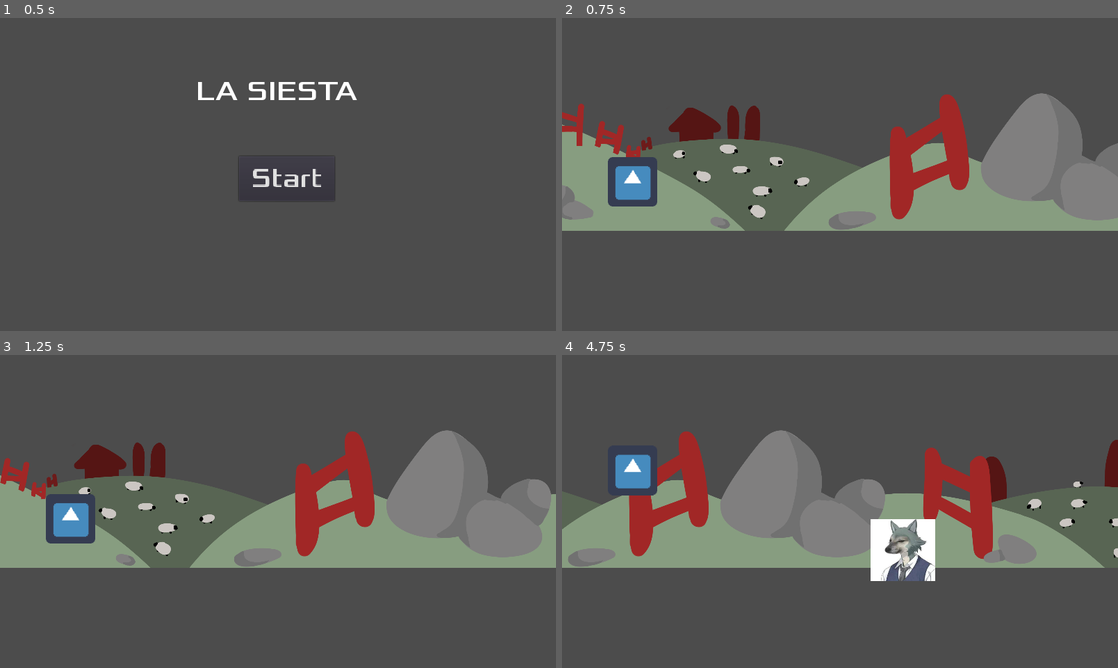
Above: before the commit, frames 1-4 (two rows, left to right).
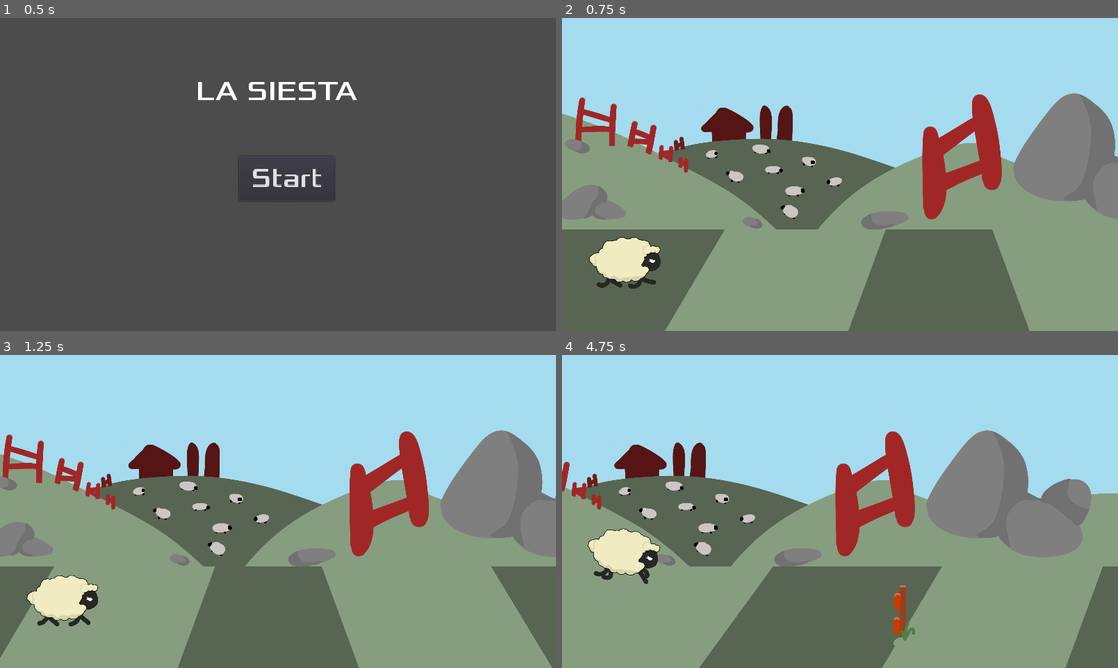
Above: after the commit, the same moments.

Repository: BigMakak/Game-Jam-Weekly-Siesta
Game: Godot game, scene res://Scenes/Main/Main.tscn
Same seed, same stepped clock (60 frames per second), same inputs: the game is played once before the commit and once after it. The engine's default icon, where the game draws it, is replaced by a stand-in: a white triangle on a blue panel in a dark square.
Inputs:
- Up to frame 1 (0.5 s): no input
- Up to frame 2 (0.75 s): click "Start" at 0.5 s
- Up to frame 3 (1.25 s): no input
- Up to frame 4 (4.75 s): tap Up (Jump_Keys) at 1.52, 2.27, 3.77, 4.52 s

Frame 1 is identical in both runs. In frame 2, 82% of the frame differs, in the area x 0-100%, y 0-100%; in frame 3, 85%; in frame 4, 95%.

Commit message:
Assets adicionados e Parallex a funcionar
Adicionado os assets mas ainda nao estao todos correctos.
O parallex ja esta a funcionar

Diff:
--- /dev/null
+++ b/Game/Scenes/Main/Camera2D.gd
@@ -0,0 +1,7 @@
+extends Camera2D
+
+export var scroll_speed = 100
+
+func _process(delta):
+	#scroll_speed *= delta
+	set_position(Vector2(position.x + scroll_speed,position.y))
--- a/Game/Scenes/Main/Main.gd
+++ b/Game/Scenes/Main/Main.gd
@@ -9,6 +9,7 @@
 	get_tree().call_group("background","hide")
 
 func _on_Timer_timeout():
+	pass
 	var obstacle = OBSTACLE.instance()
 	add_child(obstacle)    #Basicamente colocou-se uma scene dentro de uma scene
 
--- a/Game/Scenes/Main/Main.tscn
+++ b/Game/Scenes/Main/Main.tscn
@@ -1,10 +1,11 @@
-[gd_scene load_steps=7 format=2]
+[gd_scene load_steps=8 format=2]
 
 [ext_resource path="res://Scenes/Main/Main.gd" type="Script" id=1]
 [ext_resource path="res://Scenes/Player/Player.tscn" type="PackedScene" id=2]
 [ext_resource path="res://Scenes/HUD/HUD.tscn" type="PackedScene" id=3]
-[ext_resource path="res://Scripts/ParallaxBackground.gd" type="Script" id=4]
+[ext_resource path="res://Scenes/Main/ParallaxBackground.gd" type="Script" id=4]
 [ext_resource path="res://Art/BG_SLEEP_-_Cortada.png" type="Texture" id=5]
+[ext_resource path="res://Art/SPOILER_BG_FLOOR.png" type="Texture" id=6]
 
 [sub_resource type="RectangleShape2D" id=1]
 
@@ -12,11 +13,11 @@
 script = ExtResource( 1 )
 
 [node name="Player_Kine" parent="." instance=ExtResource( 2 )]
-position = Vector2( 108.546, 274.339 )
+position = Vector2( 81.5165, 458.31 )
 collision_mask = 6
 
 [node name="Floor" type="StaticBody2D" parent="."]
-position = Vector2( 162.23, 448.314 )
+position = Vector2( 135.201, 632.432 )
 scale = Vector2( -6.54564, -1.85711 )
 collision_layer = 2
 collision_mask = 0
@@ -32,19 +33,33 @@
 
 [node name="HUD" parent="." instance=ExtResource( 3 )]
 
-[node name="CanvasLayer" type="CanvasLayer" parent="."]
-
-[node name="ParallaxBackground" type="ParallaxBackground" parent="CanvasLayer"]
+[node name="ParallaxBackground" type="ParallaxBackground" parent="."]
 scale = Vector2( 0.5, 0.5 )
 transform = Transform2D( 0.5, 0, 0, 0.5, 0, 0 )
 script = ExtResource( 4 )
 
-[node name="BackgroundImage" type="ParallaxLayer" parent="CanvasLayer/ParallaxBackground" groups=[
+[node name="SkyImage" type="ParallaxLayer" parent="ParallaxBackground" groups=[
+"background",
+]]
+scale = Vector2( 2.12, 1 )
+motion_scale = Vector2( 10, 10 )
+motion_mirroring = Vector2( 1200, 0 )
+
+[node name="ColorRect" type="ColorRect" parent="ParallaxBackground/SkyImage"]
+margin_right = 40.0
+margin_bottom = 40.0
+rect_scale = Vector2( 30.1572, 36.094 )
+color = Color( 0.65098, 0.862745, 0.937255, 1 )
+__meta__ = {
+"_edit_use_anchors_": false
+}
+
+[node name="BackgroundImage" type="ParallaxLayer" parent="ParallaxBackground" groups=[
 "background",
 ]]
 motion_mirroring = Vector2( 5000, 0 )
 
-[node name="backImage" type="TextureRect" parent="CanvasLayer/ParallaxBackground/BackgroundImage"]
+[node name="backImage" type="TextureRect" parent="ParallaxBackground/BackgroundImage"]
 anchor_right = 1.0
 anchor_bottom = 1.0
 rect_scale = Vector2( 1.00147, 0.907314 )
@@ -52,6 +67,27 @@
 __meta__ = {
 "_edit_use_anchors_": false
 }
+
+[node name="FloorImage" type="ParallaxLayer" parent="ParallaxBackground" groups=[
+"background",
+]]
+motion_scale = Vector2( 10, 10 )
+motion_mirroring = Vector2( 5000, 0 )
+
+[node name="backImage" type="TextureRect" parent="ParallaxBackground/FloorImage"]
+anchor_left = 0.5
+anchor_top = 1.0
+anchor_right = 0.5
+anchor_bottom = 1.0
+margin_left = 1.01099
+margin_top = 973.871
+margin_right = 5001.01
+margin_bottom = 2053.87
+rect_scale = Vector2( 1.00147, 0.907314 )
+texture = ExtResource( 6 )
+__meta__ = {
+"_edit_use_anchors_": false
+}
 [connection signal="hit" from="Player_Kine" to="." method="_on_Player_hit"]
 [connection signal="timeout" from="SpawnTimer" to="." method="_on_Timer_timeout"]
 [connection signal="start_game" from="HUD" to="." method="start_game"]
--- /dev/null
+++ b/Game/Scenes/Main/ParallaxBackground.gd
@@ -0,0 +1,11 @@
+extends ParallaxBackground
+
+export(int) var speed = 100
+export(float) var rotation_speed = 0.3
+
+#Direção para o vector. Tem de ser -1 para ir da direita para a esquerda
+var direction = Vector2(-1,0)
+
+# Called every frame. 'delta' is the elapsed time since the previous frame.
+func _process(delta):
+	scroll_offset += direction * speed * delta
--- a/Game/Scenes/Obstacles/Obstacle.gd
+++ b/Game/Scenes/Obstacles/Obstacle.gd
@@ -1,7 +1,9 @@
 extends Area2D
 
+export var obs_speed = 500
+
 func _process(delta):
-	position.x -= 500 * delta #Permite deslocar até a esquerda. Multiplicar por delta para manter coerência entre
+	position.x -= obs_speed * delta #Permite deslocar até a esquerda. Multiplicar por delta para manter coerência entre
 							  #framerates (principalmente, entre player framerate e obstaculo framerate). 500 É
 							  # O VALOR DA VELOCIDADE DO OBSTACULO, PODE-SE ALTERAR <<<<<<<<<<
 
--- a/Game/Scenes/Obstacles/Obstacle.tscn
+++ b/Game/Scenes/Obstacles/Obstacle.tscn
@@ -1,15 +1,15 @@
 [gd_scene load_steps=4 format=2]
 
-[ext_resource path="res://Scenes/Obstacles/Graphics obst/a.jpg" type="Texture" id=1]
+[ext_resource path="res://Art/sprites/cerca.png" type="Texture" id=1]
 [ext_resource path="res://Scenes/Obstacles/Obstacle.gd" type="Script" id=2]
 
 [sub_resource type="RectangleShape2D" id=1]
-extents = Vector2( 74.5, 72 )
+extents = Vector2( 15.5786, 72 )
 
 [node name="Obstacle" type="Area2D" groups=[
 "obstacle",
 ]]
-position = Vector2( 1385.56, 448.506 )
+position = Vector2( 1385.56, 600 )
 collision_layer = 4
 script = ExtResource( 2 )
 __meta__ = {
@@ -18,15 +18,15 @@
 
 [node name="Sprite" type="Sprite" parent="."]
 position = Vector2( -0.529713, 0.52977 )
-scale = Vector2( 0.372268, 0.356376 )
+scale = Vector2( 0.330058, 0.315968 )
 texture = ExtResource( 1 )
 
 [node name="CollisionShape2D" type="CollisionShape2D" parent="."]
-position = Vector2( -1, 1.5 )
+position = Vector2( -6.46582, 1.5 )
 shape = SubResource( 1 )
 
 [node name="VisibilityNotifier2D" type="VisibilityNotifier2D" parent="."]
-position = Vector2( 0.000170588, 0.561251 )
-scale = Vector2( 7.39805, 7.17354 )
+position = Vector2( -6.72699, -1.12048 )
+scale = Vector2( 1.59567, 6.8722 )
 [connection signal="body_entered" from="." to="." method="_on_Obstacle_body_entered"]
 [connection signal="screen_exited" from="VisibilityNotifier2D" to="." method="_on_VisibilityNotifier2D_screen_exited"]
--- a/Game/Scenes/Player/Player.gd
+++ b/Game/Scenes/Player/Player.gd
@@ -18,6 +18,11 @@
 		#Jump speed é negativo porque o eixo do jogo é invertido da nossa norma. Para subir temos de decrementar o Y.
 		velocity.y = -JUMP_SPEED
 
+	if is_on_floor():
+		$AnimatedSprite.play("walk")
+	else:
+		$AnimatedSprite.play("jump")
+
 	#Função especifica de KinematicBody2D
 	#Moves the body along a vector. If the body collides with another, it will slide along the other body rather than stop immediately
 	#Inserimos o Vecto2.UP para dizermos que estamos a aumentar a velocidade para cima na perspectiva do nosso jogo
--- a/Game/Scenes/Player/Player.tscn
+++ b/Game/Scenes/Player/Player.tscn
@@ -1,27 +1,58 @@
-[gd_scene load_steps=4 format=2]
+[gd_scene load_steps=20 format=2]
 
 [ext_resource path="res://Scenes/Player/Player.gd" type="Script" id=1]
-[ext_resource path="res://Art/icon.png" type="Texture" id=2]
+[ext_resource path="res://Scenes/Player/sprites/ovelha correndo/ovelha correndo 1.png" type="Texture" id=2]
+[ext_resource path="res://Scenes/Player/sprites/ovelha pulao/ovelha bb jump5.png" type="Texture" id=3]
+[ext_resource path="res://Scenes/Player/sprites/ovelha pulao/ovelha bb jump6.png" type="Texture" id=4]
+[ext_resource path="res://Scenes/Player/sprites/ovelha correndo/ovelha correndo 6.png" type="Texture" id=5]
+[ext_resource path="res://Scenes/Player/sprites/ovelha correndo/ovelha correndo 4.png" type="Texture" id=6]
+[ext_resource path="res://Scenes/Player/sprites/ovelha correndo/ovelha correndo 2.png" type="Texture" id=7]
+[ext_resource path="res://Scenes/Player/sprites/ovelha correndo/ovelha correndo 5.png" type="Texture" id=8]
+[ext_resource path="res://Scenes/Player/sprites/ovelha pulao/ovelha bb jump8.png" type="Texture" id=9]
+[ext_resource path="res://Scenes/Player/sprites/ovelha pulao/ovelha bb jump7.png" type="Texture" id=10]
+[ext_resource path="res://Scenes/Player/sprites/ovelha pulao/ovelha bb jump9.png" type="Texture" id=11]
+[ext_resource path="res://Scenes/Player/sprites/ovelha pulao/ovelha bb jump4.png" type="Texture" id=12]
+[ext_resource path="res://Scenes/Player/sprites/ovelha pulao/ovelha bb jump10.png" type="Texture" id=13]
+[ext_resource path="res://Scenes/Player/sprites/ovelha pulao/ovelha bb jump3.png" type="Texture" id=14]
+[ext_resource path="res://Scenes/Player/sprites/ovelha pulao/ovelha bb jump1.png" type="Texture" id=15]
+[ext_resource path="res://Scenes/Player/sprites/ovelha correndo/ovelha correndo 3.png" type="Texture" id=16]
+[ext_resource path="res://Scenes/Player/sprites/ovelha pulao/ovelha bb jump2.png" type="Texture" id=17]
 
+[sub_resource type="SpriteFrames" id=1]
+animations = [ {
+"frames": [ ExtResource( 15 ), ExtResource( 17 ), ExtResource( 14 ), ExtResource( 12 ), ExtResource( 3 ), ExtResource( 4 ), ExtResource( 10 ), ExtResource( 9 ), ExtResource( 11 ), ExtResource( 13 ) ],
+"loop": true,
+"name": "jump",
+"speed": 10.0
+}, {
+"frames": [ ExtResource( 2 ), ExtResource( 7 ), ExtResource( 16 ), ExtResource( 6 ), ExtResource( 8 ), ExtResource( 5 ) ],
+"loop": true,
+"name": "walk",
+"speed": 10.0
+} ]
 
-[sub_resource type="RectangleShape2D" id=1]
-extents = Vector2( 11.2311, 32.9223 )
+[sub_resource type="CapsuleShape2D" id=2]
+radius = 17.206
+height = 27.8378
 
 [node name="Player_Kine" type="KinematicBody2D" groups=[
 "Player",
 ]]
-position = Vector2( 406.376, 188.11 )
+position = Vector2( 424.214, 229.732 )
 script = ExtResource( 1 )
 __meta__ = {
 "_edit_group_": true
 }
 
-[node name="Player_Sprite" type="Sprite" parent="."]
-position = Vector2( 53.9719, 51.7078 )
-scale = Vector2( 1.7946, 1.7946 )
-texture = ExtResource( 2 )
+[node name="AnimatedSprite" type="AnimatedSprite" parent="."]
+position = Vector2( 62.4756, 55.9525 )
+scale = Vector2( 0.239563, 0.239563 )
+frames = SubResource( 1 )
+animation = "jump"
+frame = 2
+playing = true
 
 [node name="CollisionShape2D" type="CollisionShape2D" parent="."]
-position = Vector2( 53.9948, 50.8001 )
+position = Vector2( 62.8028, 51.2248 )
 scale = Vector2( 4.78683, 1.63698 )
-shape = SubResource( 1 )
+shape = SubResource( 2 )
--- a/Game/Scripts/ParallaxBackground.gd
+++ /dev/null
@@ -1,9 +0,0 @@
-extends ParallaxBackground
-
-
-export var speed = 100
-
-#A cada frame vamos mudar o speed e decrementar
-func _process(delta):
-	offset.x -= speed * delta
-	set_scroll_offset(Vector2(offset.x,0))
Binary file added: Game/Art/SPOILER_BG_FLOOR.png
Not shown, added: Game/Art/SPOILER_BG_FLOOR.png.import
Binary file added: Game/Art/sprites/caixa.png
Not shown, added: Game/Art/sprites/caixa.png.import
Binary file added: Game/Art/sprites/cerca.png
Not shown, added: Game/Art/sprites/cerca.png.import
Binary file added: Game/Art/sprites/moeda.png
Not shown, added: Game/Art/sprites/moeda.png.import
Binary file added: Game/Art/sprites/nuvem1.png
Not shown, added: Game/Art/sprites/nuvem1.png.import
Binary file added: Game/Art/sprites/nuvem2.png
Not shown, added: Game/Art/sprites/nuvem2.png.import
(and 58 more such lines)
